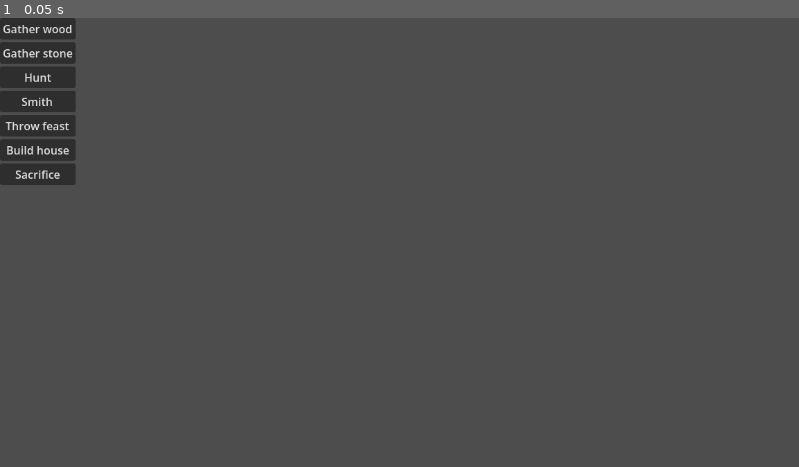
Above: before the commit, frame 1.
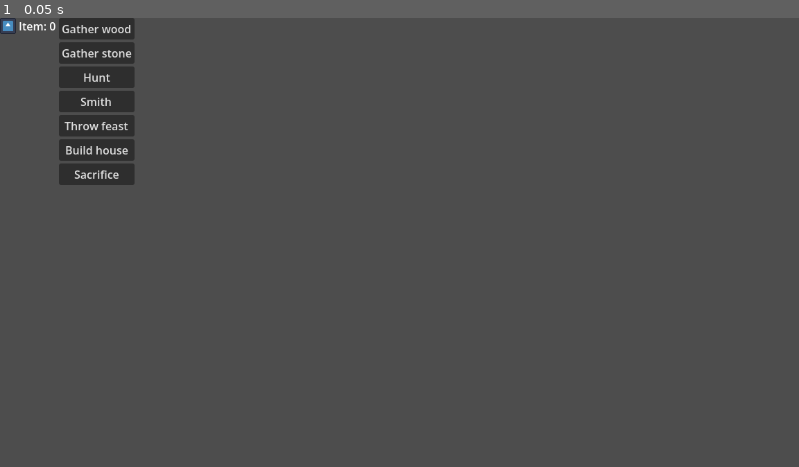
Above: after the commit, the same moment.

Repository: Gugubo/Inevitable
Game: Godot game, scene res://main.tscn
Two runs of this game, one before a commit and one after it. Both use one fixed random seed, a clock stepped at 60 frames per second and the inputs below. The project has no main scene, so this scene is started directly. The engine's default icon, where the game draws it, is replaced by a stand-in: a white triangle on a blue panel in a dark square.
Inputs:
- Up to frame 1 (0.05 s): no input

The runs differ from the first frame. In frame 1, 4.7% of the frame differs, in the area x 0-17%, y 0-38%.

Commit message:
Add inventory item UI

Diff:
--- /dev/null
+++ b/inventory_item.tscn
@@ -0,0 +1,16 @@
+[gd_scene format=3 uid="uid://b1jknid0wh26y"]
+
+[ext_resource type="Texture2D" uid="uid://guqar60u74gp" path="res://icon.svg" id="1_5b765"]
+
+[node name="InventoryItem" type="HBoxContainer" unique_id=319682496]
+offset_right = 67.0
+offset_bottom = 23.0
+
+[node name="TextureRect" type="TextureRect" parent="." unique_id=972060861]
+layout_mode = 2
+texture = ExtResource("1_5b765")
+expand_mode = 2
+
+[node name="Label" type="Label" parent="." unique_id=620307141]
+layout_mode = 2
+text = "Item: 0"
--- a/main.tscn
+++ b/main.tscn
@@ -1,35 +1,46 @@
 [gd_scene format=3 uid="uid://tq2gb80av05a"]
+
+[ext_resource type="PackedScene" uid="uid://b1jknid0wh26y" path="res://inventory_item.tscn" id="1_ig7tw"]
 
 [node name="Main" type="Node2D" unique_id=301375471]
 
-[node name="VBoxContainer" type="VBoxContainer" parent="." unique_id=636371600]
-offset_right = 109.0
-offset_bottom = 66.0
+[node name="HBoxContainer" type="HBoxContainer" parent="." unique_id=590169606]
+offset_right = 176.0
+offset_bottom = 241.0
 
-[node name="ButtonGatherWood" type="Button" parent="VBoxContainer" unique_id=1869758800]
+[node name="Inventory" type="VBoxContainer" parent="HBoxContainer" unique_id=1661290803]
+layout_mode = 2
+
+[node name="InventoryItem" parent="HBoxContainer/Inventory" unique_id=319682496 instance=ExtResource("1_ig7tw")]
+layout_mode = 2
+
+[node name="Buttons" type="VBoxContainer" parent="HBoxContainer" unique_id=636371600]
+layout_mode = 2
+
+[node name="ButtonGatherWood" type="Button" parent="HBoxContainer/Buttons" unique_id=1869758800]
 layout_mode = 2
 text = "Gather wood"
 
-[node name="ButtonGatherStone" type="Button" parent="VBoxContainer" unique_id=1842576742]
+[node name="ButtonGatherStone" type="Button" parent="HBoxContainer/Buttons" unique_id=1842576742]
 layout_mode = 2
 text = "Gather stone"
 
-[node name="ButtonHunt" type="Button" parent="VBoxContainer" unique_id=1878059985]
+[node name="ButtonHunt" type="Button" parent="HBoxContainer/Buttons" unique_id=1878059985]
 layout_mode = 2
 text = "Hunt"
 
-[node name="ButtonSmith" type="Button" parent="VBoxContainer" unique_id=1613647714]
+[node name="ButtonSmith" type="Button" parent="HBoxContainer/Buttons" unique_id=1613647714]
 layout_mode = 2
 text = "Smith"
 
-[node name="ButtonThrowFeast" type="Button" parent="VBoxContainer" unique_id=1934844816]
+[node name="ButtonThrowFeast" type="Button" parent="HBoxContainer/Buttons" unique_id=1934844816]
 layout_mode = 2
 text = "Throw feast"
 
-[node name="ButtonBuildHouse" type="Button" parent="VBoxContainer" unique_id=551921350]
+[node name="ButtonBuildHouse" type="Button" parent="HBoxContainer/Buttons" unique_id=551921350]
 layout_mode = 2
 text = "Build house"
 
-[node name="ButtonSacrifice" type="Button" parent="VBoxContainer" unique_id=1152603484]
+[node name="ButtonSacrifice" type="Button" parent="HBoxContainer/Buttons" unique_id=1152603484]
 layout_mode = 2
 text = "Sacrifice"
